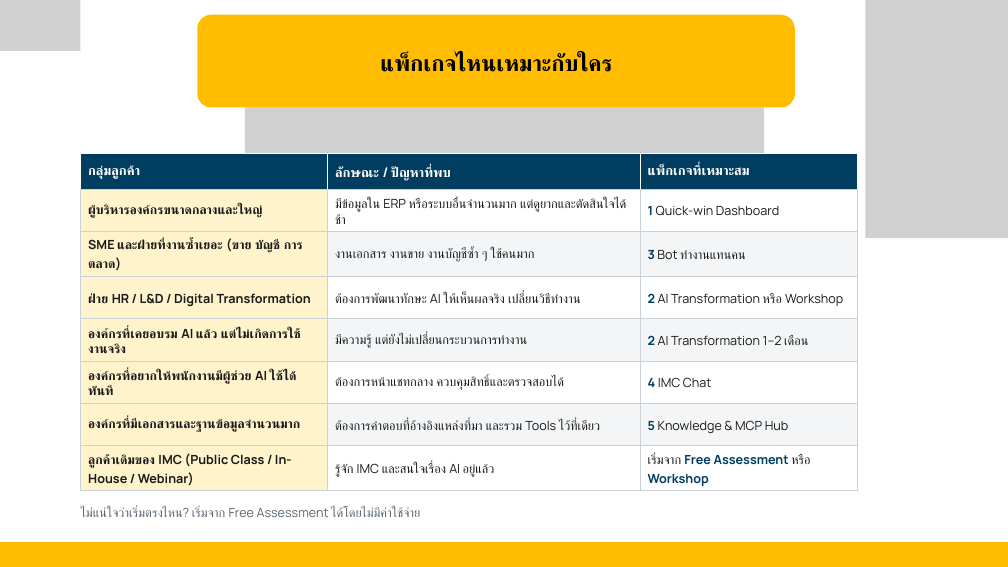
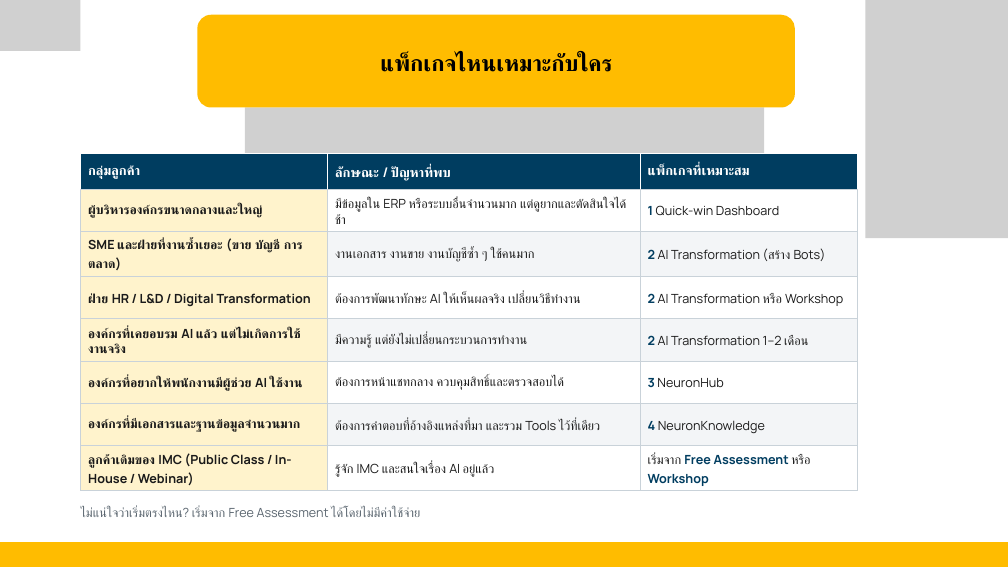
Before and after one commit to petong29149/imc-neuronknowledge, a slide deck: slide 5 of docs/sales/IMC_AI_Transformation_Packages.pptx. Drawn at 1008x567 pixels with LibreOffice and Linux fonts; fonts in the diff are those of the drawing; grey boxes stand for pictures. Boxes give left, top, right and bottom in pixels: in the first picture for what was removed or moved away, otherwise in the second. Text is boxed around its words. In the diff, an @@ line names an element or a change of style, - is before the commit and + after.

```diff
--- a/docs/sales/IMC_AI_Transformation_Packages.pptx
+++ b/docs/sales/IMC_AI_Transformation_Packages.pptx
@@ table at (81, 154, 857, 490) @@
-row 3, column 3: 3 Bot ทำงานแทนคน
+row 3, column 3: 2 AI Transformation (สร้าง Bots)
-row 6, column 1: องค์กรที่อยากให้พนักงานมีผู้ช่วย AI ใช้ได้ทันที
+row 6, column 1: องค์กรที่อยากให้พนักงานมีผู้ช่วย AI ใช้งาน
-row 6, column 3: 4 IMC Chat
+row 6, column 3: 3 NeuronHub
-row 7, column 3: 5 Knowledge & MCP Hub
+row 7, column 3: 4 NeuronKnowledge
```
Also in this commit, not shown: 13 other slides changed, 1 slide removed, 21 other files.
